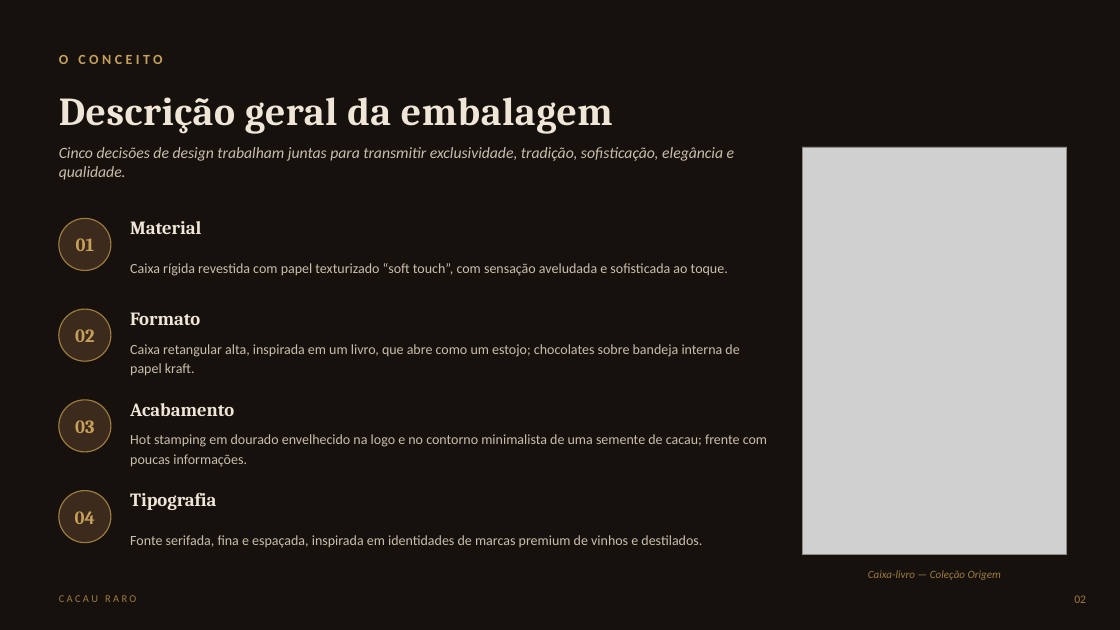
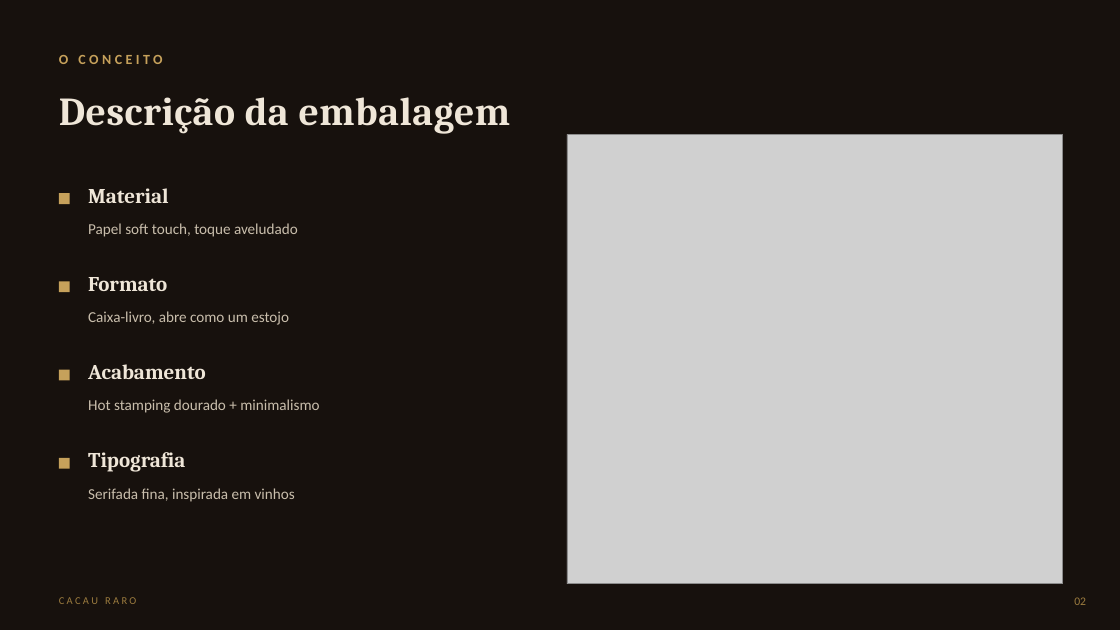
Before and after one commit to eduardamfaria-png/Trem, a slide deck: slide 2 of Cacau_Raro_Percepcao_Consumidor.pptx. Drawn at 1120x630 pixels with LibreOffice and Linux fonts; fonts in the diff are those of the drawing; grey boxes stand for pictures. Boxes give left, top, right and bottom in pixels: in the first picture for what was removed or moved away, otherwise in the second. Text is boxed around its words. In the diff, an @@ line names an element or a change of style, - is before the commit and + after.

```diff
--- a/Cacau_Raro_Percepcao_Consumidor.pptx
+++ b/Cacau_Raro_Percepcao_Consumidor.pptx
@@ text at <box>59,97,511,134</box>: text changed @@
-Descrição geral da embalagem
+Descrição da embalagem
@@ text removed at <box>59,147,735,180</box> @@
-Cinco decisões de design trabalham juntas para transmitir exclusividade, tradição, sofisticação, elegância e qualidade.
@@ picture: place and size @@
-picture at <box>802,147,1067,555</box>
+picture at <box>567,134,1063,584</box>
@@ text "Material": place and size @@
-text "Material" at <box>130,221,201,234</box>
+text "Material" at <box>88,188,168,203</box>
@@ rectangle added at <box>59,193,70,204</box>, fill #C6A15B @@
@@ ellipse removed at <box>59,218,111,271</box> @@
@@ text removed at <box>76,238,94,251</box> @@
-01
@@ text added at <box>88,223,298,237</box>, 13 pt, text #C9BEAC @@
+Papel soft touch, toque aveludado
@@ text "Formato": place and size @@
-text "Formato" at <box>130,312,200,325</box>
+text "Formato" at <box>88,277,167,291</box>
@@ text removed at <box>130,263,728,276</box> @@
-Caixa rígida revestida com papel texturizado “soft touch”, com sensação aveludada e sofisticada ao toque.
@@ rectangle added at <box>59,281,70,292</box>, fill #C6A15B @@
@@ ellipse removed at <box>59,309,111,361</box> @@
@@ text removed at <box>75,329,94,342</box> @@
-02
@@ text added at <box>88,311,289,325</box>, 13 pt, text #C9BEAC @@
+Caixa-livro, abre como um estojo
@@ text "Acabamento": place and size @@
-text "Acabamento" at <box>130,403,234,416</box>
+text "Acabamento" at <box>88,364,205,379</box>
@@ text removed at <box>130,344,739,376</box> @@
-Caixa retangular alta, inspirada em um livro, que abre como um estojo; chocolates sobre bandeja interna de papel kraft.
@@ rectangle added at <box>59,370,70,381</box>, fill #C6A15B @@
@@ ellipse removed at <box>59,400,111,452</box> @@
@@ text added at <box>88,399,319,413</box>, 13 pt, text #C9BEAC @@
+Hot stamping dourado + minimalismo
@@ text removed at <box>75,420,94,433</box> @@
-03
@@ size 16 to 18 pt in 4 elements at <box>88,188,168,203</box>, <box>88,277,167,291</box>, <box>88,364,205,379</box>, <box>88,452,185,472</box> @@
@@ text "Tipografia": place and size @@
-text "Tipografia" at <box>130,493,216,510</box>
+text "Tipografia" at <box>88,452,185,472</box>
@@ text removed at <box>130,434,767,467</box> @@
-Hot stamping em dourado envelhecido na logo e no contorno minimalista de uma semente de cacau; frente com poucas informações.
@@ rectangle added at <box>59,458,70,469</box>, fill #C6A15B @@
@@ ellipse removed at <box>59,491,111,543</box> @@
@@ text added at <box>88,488,295,502</box>, 13 pt, text #C9BEAC @@
+Serifada fina, inspirada em vinhos
@@ text removed at <box>75,511,95,524</box> @@
-04
@@ text removed at <box>130,535,702,548</box> @@
-Fonte serifada, fina e espaçada, inspirada em identidades de marcas premium de vinhos e destilados.
@@ text removed at <box>868,570,1001,580</box> @@
-Caixa-livro — Coleção Origem
```
Also in this commit, not shown: 7 other slides changed.
